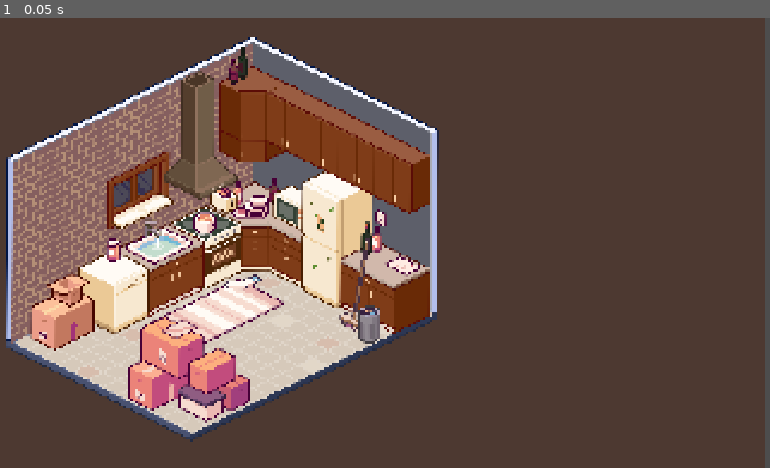
Above: before the commit, frame 1.
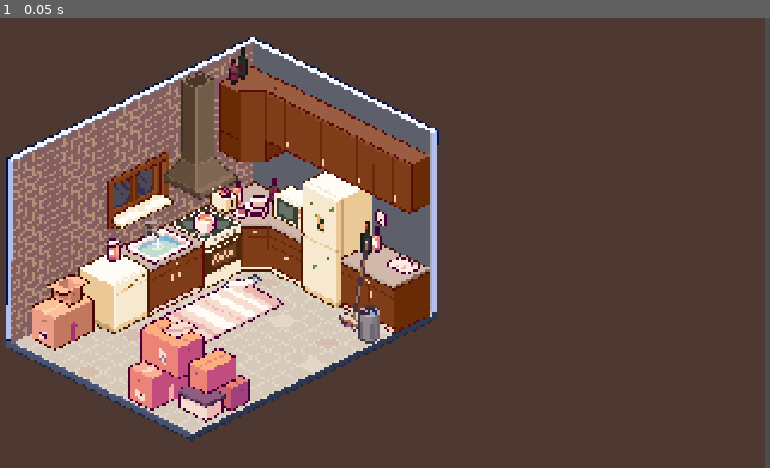
Above: after the commit, the same moment.

Repository: ayanrasulova/by-the-book
Game: Godot game, scene res://scenes/first-room.tscn
Same seed, same stepped clock (60 frames per second), same inputs: the game is played once before the commit and once after it.
Inputs:
- Up to frame 1 (0.05 s): no input

The runs differ from the first frame. In frame 1, 1.4% of the frame differs, in the area x 0-58%, y 4-93%.

Commit message:
add sprite templates

Diff:
--- a/project.godot
+++ b/project.godot
@@ -28,4 +28,5 @@
 
 [rendering]
 
+textures/canvas_textures/default_texture_filter=0
 rendering_device/driver.windows="d3d12"
--- /dev/null
+++ b/scenes/player.tscn
@@ -0,0 +1,326 @@
+[gd_scene format=3 uid="uid://fok5o36d2qtq"]
+
+[ext_resource type="Texture2D" uid="uid://civtdie31ecbt" path="res://assets/spritesheets/16x16 Idle-Sheet.png" id="1_g2els"]
+[ext_resource type="Texture2D" uid="uid://bh073add0f0uq" path="res://assets/spritesheets/16x16 Walk-Sheet.png" id="2_qhqgy"]
+
+[sub_resource type="AtlasTexture" id="AtlasTexture_dqkch"]
+atlas = ExtResource("1_g2els")
+region = Rect2(0, 96, 24, 24)
+
+[sub_resource type="AtlasTexture" id="AtlasTexture_qlg0r"]
+atlas = ExtResource("1_g2els")
+region = Rect2(24, 96, 24, 24)
+
+[sub_resource type="AtlasTexture" id="AtlasTexture_tuyoq"]
+atlas = ExtResource("1_g2els")
+region = Rect2(72, 96, 24, 24)
+
+[sub_resource type="AtlasTexture" id="AtlasTexture_fjrip"]
+atlas = ExtResource("1_g2els")
+region = Rect2(48, 96, 24, 24)
+
+[sub_resource type="AtlasTexture" id="AtlasTexture_smehm"]
+atlas = ExtResource("1_g2els")
+region = Rect2(0, 0, 24, 24)
+
+[sub_resource type="AtlasTexture" id="AtlasTexture_ur7pv"]
+atlas = ExtResource("1_g2els")
+region = Rect2(24, 0, 24, 24)
+
+[sub_resource type="AtlasTexture" id="AtlasTexture_y4r1p"]
+atlas = ExtResource("1_g2els")
+region = Rect2(48, 0, 24, 24)
+
+[sub_resource type="AtlasTexture" id="AtlasTexture_d2wvv"]
+atlas = ExtResource("1_g2els")
+region = Rect2(72, 0, 24, 24)
+
+[sub_resource type="AtlasTexture" id="AtlasTexture_3v2ag"]
+atlas = ExtResource("1_g2els")
+region = Rect2(0, 48, 24, 24)
+
+[sub_resource type="AtlasTexture" id="AtlasTexture_jej6c"]
+atlas = ExtResource("1_g2els")
+region = Rect2(24, 48, 24, 24)
+
+[sub_resource type="AtlasTexture" id="AtlasTexture_f1ej7"]
+atlas = ExtResource("1_g2els")
+region = Rect2(72, 48, 24, 24)
+
+[sub_resource type="AtlasTexture" id="AtlasTexture_oprun"]
+atlas = ExtResource("1_g2els")
+region = Rect2(0, 24, 24, 24)
+
+[sub_resource type="AtlasTexture" id="AtlasTexture_a8ls1"]
+atlas = ExtResource("1_g2els")
+region = Rect2(24, 24, 24, 24)
+
+[sub_resource type="AtlasTexture" id="AtlasTexture_qfm1y"]
+atlas = ExtResource("1_g2els")
+region = Rect2(72, 24, 24, 24)
+
+[sub_resource type="AtlasTexture" id="AtlasTexture_fulsm"]
+atlas = ExtResource("1_g2els")
+region = Rect2(0, 72, 24, 24)
+
+[sub_resource type="AtlasTexture" id="AtlasTexture_4r5pv"]
+atlas = ExtResource("1_g2els")
+region = Rect2(24, 72, 24, 24)
+
+[sub_resource type="AtlasTexture" id="AtlasTexture_60mlk"]
+atlas = ExtResource("1_g2els")
+region = Rect2(72, 72, 24, 24)
+
+[sub_resource type="AtlasTexture" id="AtlasTexture_g2els"]
+atlas = ExtResource("2_qhqgy")
+region = Rect2(0, 96, 24, 24)
+
+[sub_resource type="AtlasTexture" id="AtlasTexture_qhqgy"]
+atlas = ExtResource("2_qhqgy")
+region = Rect2(24, 96, 24, 24)
+
+[sub_resource type="AtlasTexture" id="AtlasTexture_i4ail"]
+atlas = ExtResource("2_qhqgy")
+region = Rect2(48, 96, 24, 24)
+
+[sub_resource type="AtlasTexture" id="AtlasTexture_a38lo"]
+atlas = ExtResource("2_qhqgy")
+region = Rect2(72, 96, 24, 24)
+
+[sub_resource type="AtlasTexture" id="AtlasTexture_4ni07"]
+atlas = ExtResource("2_qhqgy")
+region = Rect2(0, 0, 24, 24)
+
+[sub_resource type="AtlasTexture" id="AtlasTexture_l71n6"]
+atlas = ExtResource("2_qhqgy")
+region = Rect2(24, 0, 24, 24)
+
+[sub_resource type="AtlasTexture" id="AtlasTexture_ke2ow"]
+atlas = ExtResource("2_qhqgy")
+region = Rect2(48, 0, 24, 24)
+
+[sub_resource type="AtlasTexture" id="AtlasTexture_ujl30"]
+atlas = ExtResource("2_qhqgy")
+region = Rect2(72, 0, 24, 24)
+
+[sub_resource type="AtlasTexture" id="AtlasTexture_31cv2"]
+atlas = ExtResource("2_qhqgy")
+region = Rect2(0, 48, 24, 24)
+
+[sub_resource type="AtlasTexture" id="AtlasTexture_pf23h"]
+atlas = ExtResource("2_qhqgy")
+region = Rect2(24, 48, 24, 24)
+
+[sub_resource type="AtlasTexture" id="AtlasTexture_dt7fs"]
+atlas = ExtResource("2_qhqgy")
+region = Rect2(48, 48, 24, 24)
+
+[sub_resource type="AtlasTexture" id="AtlasTexture_wqfne"]
+atlas = ExtResource("2_qhqgy")
+region = Rect2(72, 48, 24, 24)
+
+[sub_resource type="AtlasTexture" id="AtlasTexture_wnwbv"]
+atlas = ExtResource("2_qhqgy")
+region = Rect2(0, 24, 24, 24)
+
+[sub_resource type="AtlasTexture" id="AtlasTexture_gl8cc"]
+atlas = ExtResource("2_qhqgy")
+region = Rect2(24, 24, 24, 24)
+
+[sub_resource type="AtlasTexture" id="AtlasTexture_487ah"]
+atlas = ExtResource("2_qhqgy")
+region = Rect2(48, 24, 24, 24)
+
+[sub_resource type="AtlasTexture" id="AtlasTexture_md1ol"]
+atlas = ExtResource("2_qhqgy")
+region = Rect2(72, 24, 24, 24)
+
+[sub_resource type="AtlasTexture" id="AtlasTexture_bj30b"]
+atlas = ExtResource("2_qhqgy")
+region = Rect2(0, 72, 24, 24)
+
+[sub_resource type="AtlasTexture" id="AtlasTexture_jc3p3"]
+atlas = ExtResource("2_qhqgy")
+region = Rect2(24, 72, 24, 24)
+
+[sub_resource type="AtlasTexture" id="AtlasTexture_hax0n"]
+atlas = ExtResource("2_qhqgy")
+region = Rect2(48, 72, 24, 24)
+
+[sub_resource type="AtlasTexture" id="AtlasTexture_t4otl"]
+atlas = ExtResource("2_qhqgy")
+region = Rect2(72, 72, 24, 24)
+
+[sub_resource type="SpriteFrames" id="SpriteFrames_nl2iu"]
+animations = [{
+"frames": [{
+"duration": 1.0,
+"texture": SubResource("AtlasTexture_dqkch")
+}, {
+"duration": 1.0,
+"texture": SubResource("AtlasTexture_qlg0r")
+}, {
+"duration": 1.0,
+"texture": SubResource("AtlasTexture_tuyoq")
+}, {
+"duration": 1.0,
+"texture": SubResource("AtlasTexture_fjrip")
+}],
+"loop": 1,
+"name": &"idle_back",
+"speed": 5.0
+}, {
+"frames": [{
+"duration": 1.0,
+"texture": SubResource("AtlasTexture_smehm")
+}, {
+"duration": 1.0,
+"texture": SubResource("AtlasTexture_ur7pv")
+}, {
+"duration": 1.0,
+"texture": SubResource("AtlasTexture_y4r1p")
+}, {
+"duration": 1.0,
+"texture": SubResource("AtlasTexture_d2wvv")
+}],
+"loop": 1,
+"name": &"idle_forward",
+"speed": 5.0
+}, {
+"frames": [{
+"duration": 1.0,
+"texture": SubResource("AtlasTexture_3v2ag")
+}, {
+"duration": 1.0,
+"texture": SubResource("AtlasTexture_jej6c")
+}, {
+"duration": 1.0,
+"texture": SubResource("AtlasTexture_f1ej7")
+}],
+"loop": 1,
+"name": &"idle_side",
+"speed": 5.0
+}, {
+"frames": [{
+"duration": 1.0,
+"texture": SubResource("AtlasTexture_oprun")
+}, {
+"duration": 1.0,
+"texture": SubResource("AtlasTexture_a8ls1")
+}, {
+"duration": 1.0,
+"texture": SubResource("AtlasTexture_qfm1y")
+}],
+"loop": 1,
+"name": &"idle_threeforth",
+"speed": 5.0
+}, {
+"frames": [{
+"duration": 1.0,
+"texture": SubResource("AtlasTexture_fulsm")
+}, {
+"duration": 1.0,
+"texture": SubResource("AtlasTexture_4r5pv")
+}, {
+"duration": 1.0,
+"texture": SubResource("AtlasTexture_60mlk")
+}],
+"loop": 1,
+"name": &"idle_threeforthback",
+"speed": 5.0
+}, {
+"frames": [{
+"duration": 1.0,
+"texture": SubResource("AtlasTexture_g2els")
+}, {
+"duration": 1.0,
+"texture": SubResource("AtlasTexture_qhqgy")
+}, {
+"duration": 1.0,
+"texture": SubResource("AtlasTexture_i4ail")
+}, {
+"duration": 1.0,
+"texture": SubResource("AtlasTexture_a38lo")
+}],
+"loop": 1,
+"name": &"walk_backward",
+"speed": 5.0
+}, {
+"frames": [{
+"duration": 1.0,
+"texture": SubResource("AtlasTexture_4ni07")
+}, {
+"duration": 1.0,
+"texture": SubResource("AtlasTexture_l71n6")
+}, {
+"duration": 1.0,
+"texture": SubResource("AtlasTexture_ke2ow")
+}, {
+"duration": 1.0,
+"texture": SubResource("AtlasTexture_ujl30")
+}],
+"loop": 1,
+"name": &"walk_forward",
+"speed": 5.0
+}, {
+"frames": [{
+"duration": 1.0,
+"texture": SubResource("AtlasTexture_31cv2")
+}, {
+"duration": 1.0,
+"texture": SubResource("AtlasTexture_pf23h")
+}, {
+"duration": 1.0,
+"texture": SubResource("AtlasTexture_dt7fs")
+}, {
+"duration": 1.0,
+"texture": SubResource("AtlasTexture_wqfne")
+}],
+"loop": 1,
+"name": &"walk_side",
+"speed": 5.0
+}, {
+"frames": [{
+"duration": 1.0,
+"texture": SubResource("AtlasTexture_wnwbv")
+}, {
+"duration": 1.0,
+"texture": SubResource("AtlasTexture_gl8cc")
+}, {
+"duration": 1.0,
+"texture": SubResource("AtlasTexture_487ah")
+}, {
+"duration": 1.0,
+"texture": SubResource("AtlasTexture_md1ol")
+}],
+"loop": 1,
+"name": &"walk_threeforth",
+"speed": 5.0
+}, {
+"frames": [{
+"duration": 1.0,
+"texture": SubResource("AtlasTexture_bj30b")
+}, {
+"duration": 1.0,
+"texture": SubResource("AtlasTexture_jc3p3")
+}, {
+"duration": 1.0,
+"texture": SubResource("AtlasTexture_hax0n")
+}, {
+"duration": 1.0,
+"texture": SubResource("AtlasTexture_t4otl")
+}],
+"loop": 1,
+"name": &"walk_threeforthback",
+"speed": 5.0
+}]
+
+[node name="Player" type="Area2D" unique_id=2129005514]
+metadata/_edit_group_ = true
+
+[node name="AnimatedSprite2D" type="AnimatedSprite2D" parent="." unique_id=866879672]
+scale = Vector2(7, 7)
+sprite_frames = SubResource("SpriteFrames_nl2iu")
+animation = &"walk_threeforthback"
+
+[node name="CollisionShape2D" type="CollisionShape2D" parent="." unique_id=46140219]
Binary file added: assets/spritesheets/16x16 Idle-Sheet.png
Not shown, added: assets/spritesheets/16x16 Idle-Sheet.png.import
Binary file added: assets/spritesheets/16x16 Rotate-Sheet.png
Not shown, added: assets/spritesheets/16x16 Rotate-Sheet.png.import
Binary file added: assets/spritesheets/16x16 Walk-Sheet.png
Not shown, added: assets/spritesheets/16x16 Walk-Sheet.png.import
